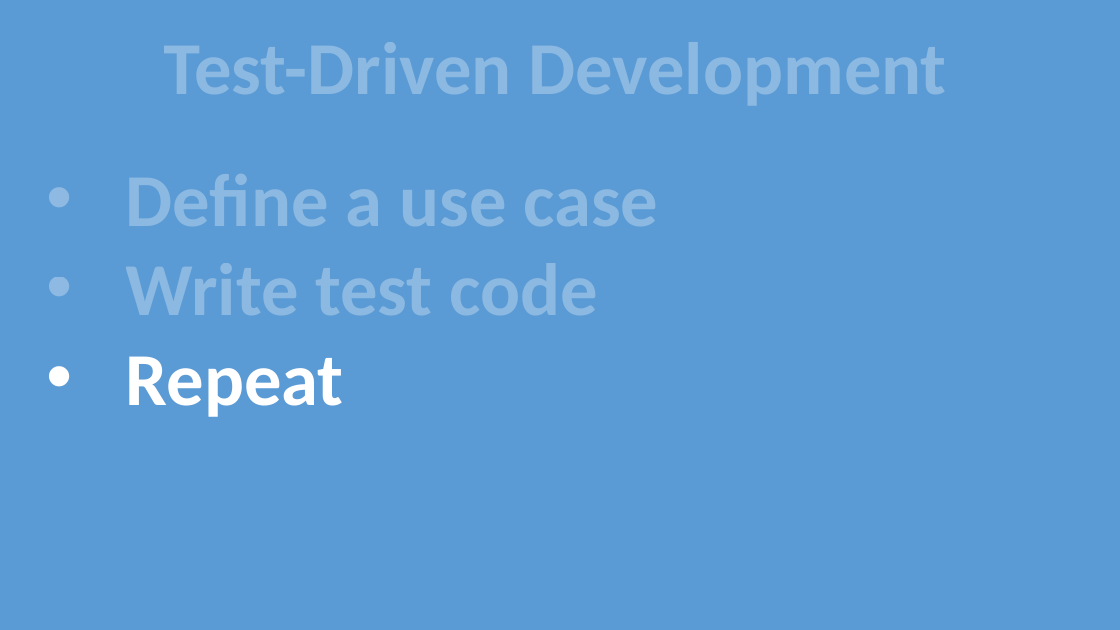
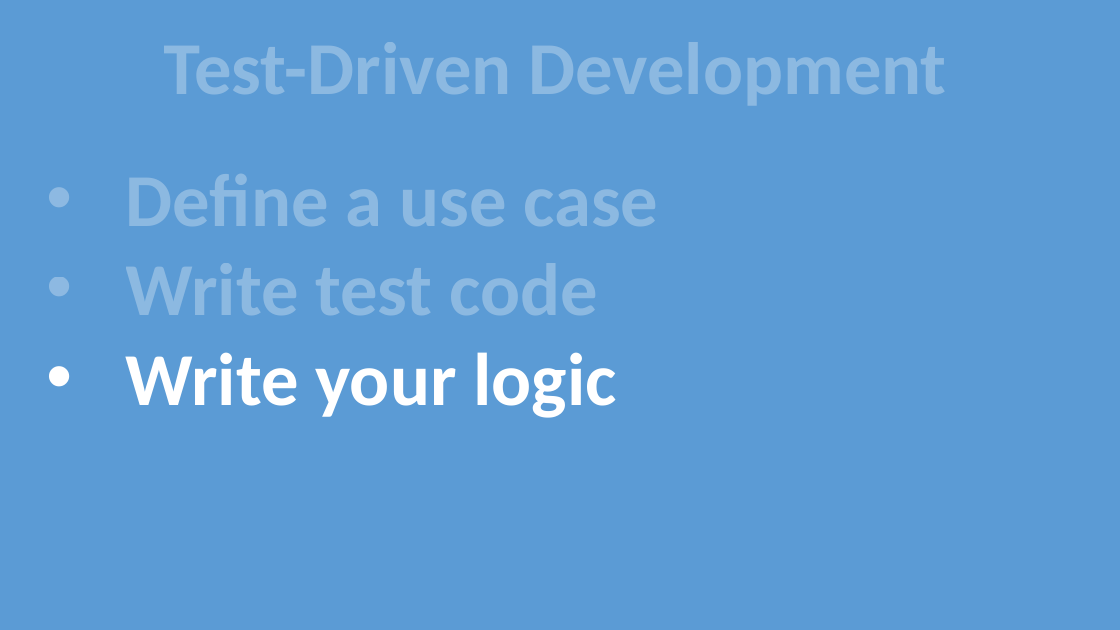
Before and after one commit to mutairibassam/beat-android, a slide deck: slide 93 of 1-Get-started/AB-03.01-The-debugger/Debugging.pptx. Drawn at 1120x630 pixels with LibreOffice and Linux fonts; fonts in the diff are those of the drawing. Boxes give left, top, right and bottom in pixels: in the first picture for what was removed or moved away, otherwise in the second. Text is boxed around its words. In the diff, an @@ line names an element or a change of style, - is before the commit and + after.

```diff
--- a/1-Get-started/AB-03.01-The-debugger/Debugging.pptx
+++ b/1-Get-started/AB-03.01-The-debugger/Debugging.pptx
@@ text at (126, 352, 616, 418): text changed @@
-• Repeat
+• Write your logic
```
Also in this commit, not shown: 2 slides added, 1 slide removed, 7 other files.
